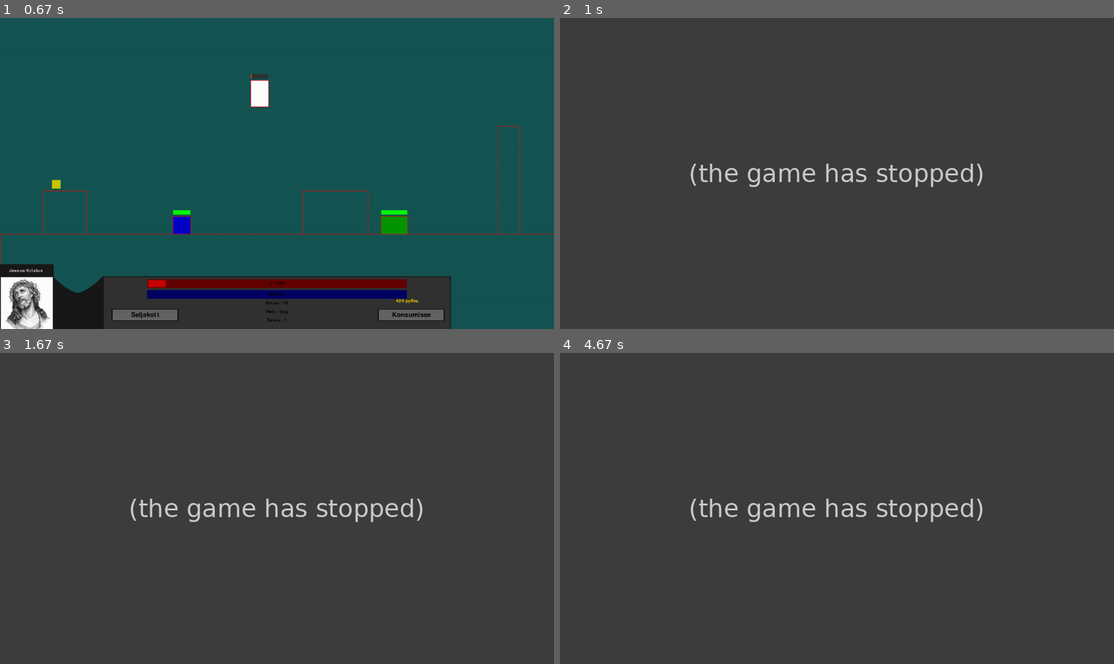
Above: before the commit, frames 1-4 (two rows, left to right).
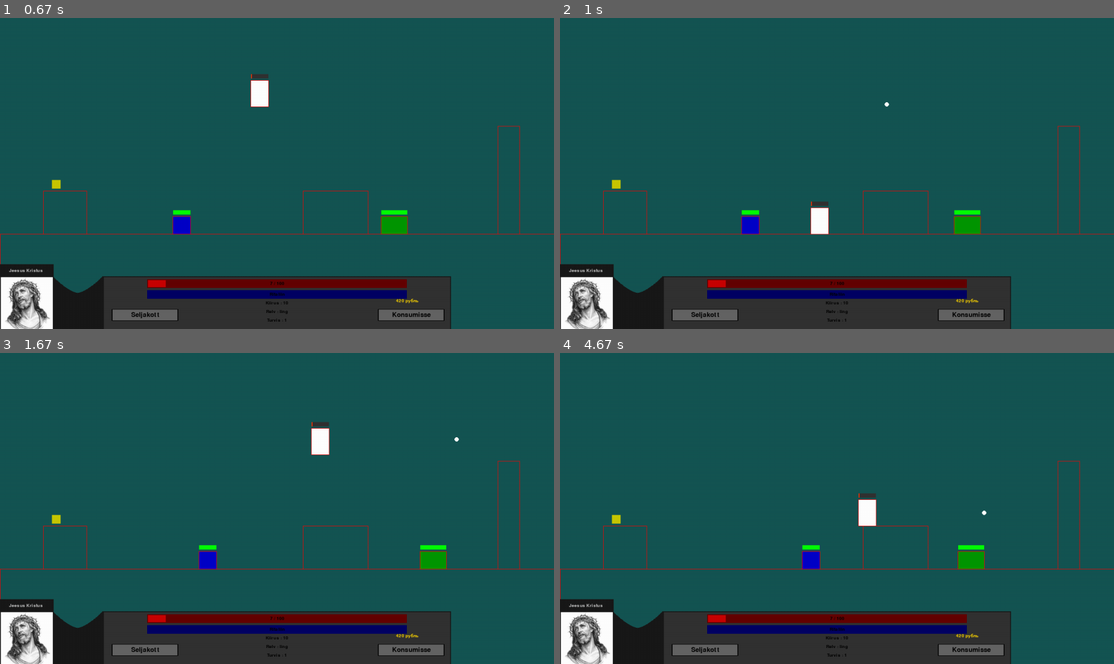
Above: after the commit, the same moments.

Repository: KarupoegPuhh/2020-projekt
Game: pygame game, started from MAIN.py
Two runs of this game, one before a commit and one after it. Both use one fixed random seed, a clock stepped at 60 frames per second and the inputs below.
Inputs:
- Up to frame 1 (0.67 s): click "Minek!" at 0.38 s
- Up to frame 2 (1 s): tap Space at 0.67 s
- Up to frame 3 (1.67 s): hold D 1-1.47 s; tap Space at 1.07, 1.37, 1.57 s; hold W from 1.5 s (still down)
- Up to frame 4 (4.67 s): release W at 1.8 s; hold D 1.83-2.3 s; tap Space at 1.9, 2.2, 2.4, 2.7, 2.97, 3.27, 3.4, 3.8, 4.1, 4.47 s; hold A 2.33-2.87 s; hold A 2.9-3.3 s; hold W 3.33-3.7 s; hold D 3.73-4.37 s; hold A from 4.4 s (still down)

Frame 1 is identical in both runs. In frame 2, 93% of the frame differs, in the area x 0-100%, y 0-100%; in frame 3, 93%; in frame 4, 93%.
Error before the commit: AttributeError: 'Põrand' object has no attribute 'y' (maailm.py line 216); the game stopped at 0.87 s (later frames are placeholders)

Commit message:
ei crashi

Diff:
--- a/maailm.py
+++ b/maailm.py
@@ -206,14 +206,14 @@
             v = -v
         #seinad vasakule minnes
         for i in põrandad:
-            if x <= i.x2+(v*dt)+umb and x > i.x2 + 1-umb and not y < i.y - pikk: #not v*dt < (i.x1 - x - lai) or y < i.y - pikk:
+            if x <= i.x2+(v*dt)+umb and x > i.x2 + 1-umb and not y < i.y1 - pikk: #not v*dt < (i.x1 - x - lai) or y < i.y - pikk:
                 return False
         return True
 
     def pole_sein_p(dt,v,x,y,lai,pikk,umb=0):
         #seinad paremale minnes
         for i in põrandad:
-            if x+lai+(v*dt) >= i.x1 and x+lai < i.x1 + 1 and not y < i.y - pikk: #not v*dt < (i.x1 - x - lai) or y < i.y - pikk:
+            if x+lai+(v*dt) >= i.x1 and x+lai < i.x1 + 1 and not y < i.y1 - pikk: #not v*dt < (i.x1 - x - lai) or y < i.y - pikk:
                 return False
         return True
 
